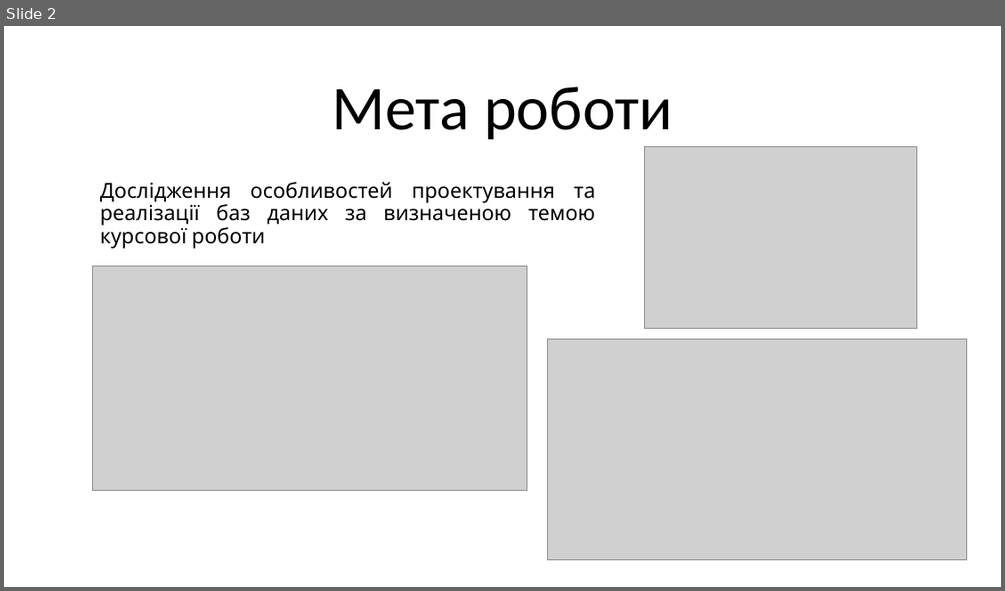
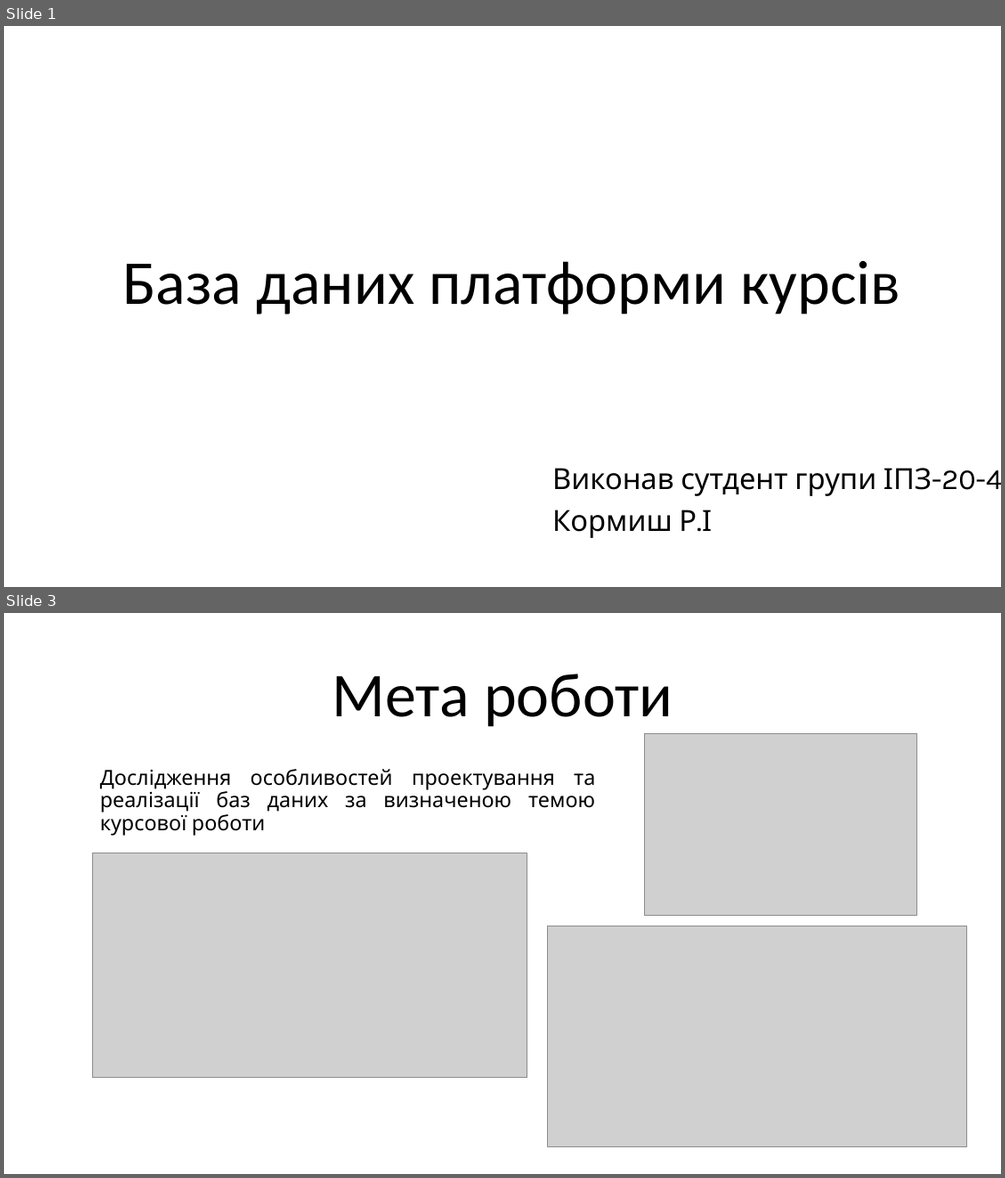
Before and after one commit to Raimhal/ISkills, a slide deck: Презентація.pptx. Shown one above the other, each under a label of ours: slide 2 before the commit, slides 1 and 3 after it; the slides between them are not shown. The pictures are 1005x591 and 1005x1178 pixels, drawn with LibreOffice and Linux fonts; fonts in the diff are those of the drawing; grey boxes stand for pictures; background and template pictures are left out. Boxes give left, top, right and bottom in pixels: in the first picture for what was removed or moved away, otherwise in the second. Text is boxed around its words. In the diff, an @@ line names an element or a change of style, - is before the commit and + after.

```diff
--- a/Презентація.pptx
+++ b/Презентація.pptx
@@ slide 1 added at <box>4,26,1001,587</box>, background picture (left out) @@
@@ title added at <box>122,261,900,314</box>, 60 pt, text #000000 @@
+База даних платформи курсів
@@ text added at <box>552,467,1001,538</box>, 28 pt, text #000000 @@
+Виконав сутдент групи ІПЗ-20-4
+Кормиш Р.І
@@ what was slide 2 is now slide 3 @@
```
Also in this commit, not shown: 1 slide changed, 12 other files.
